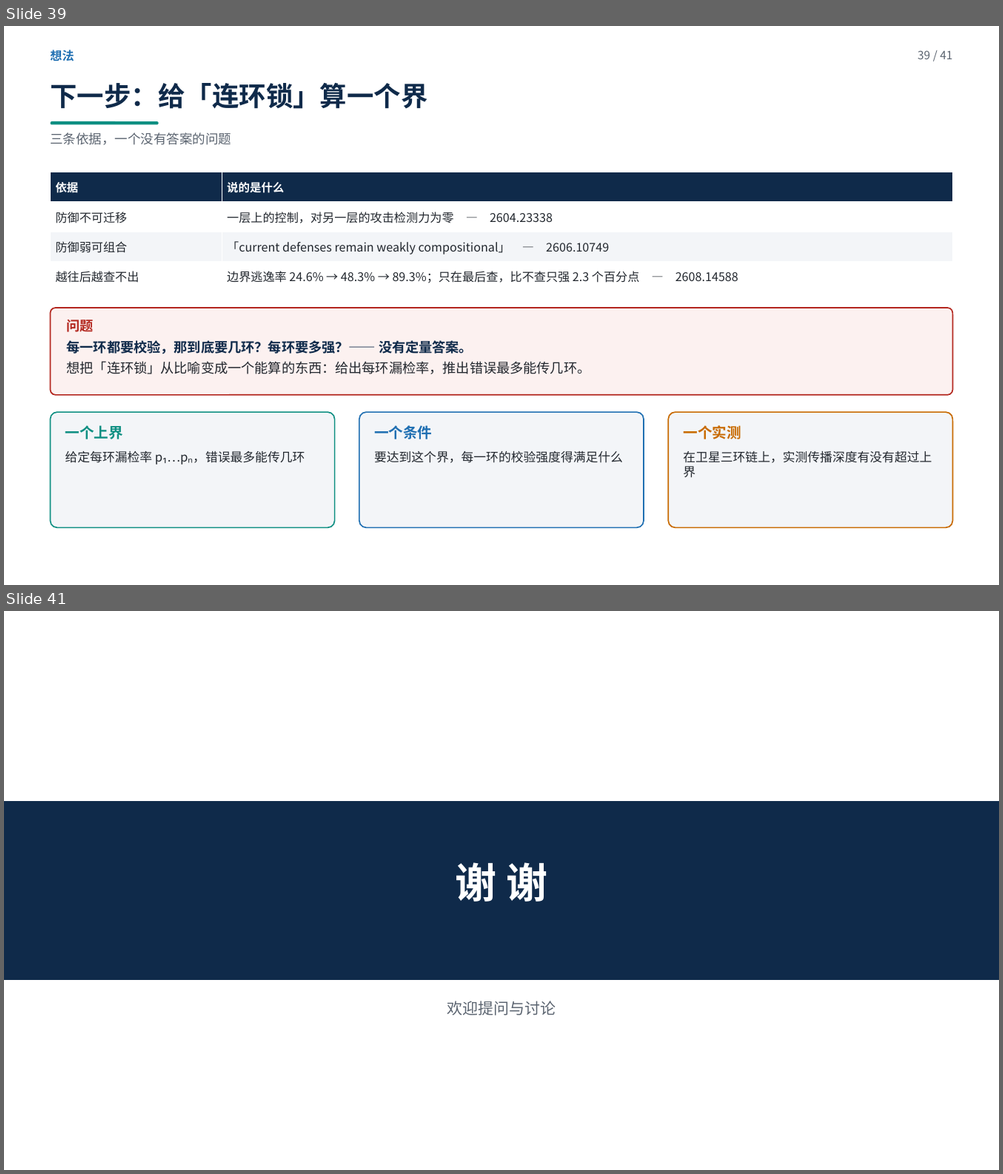
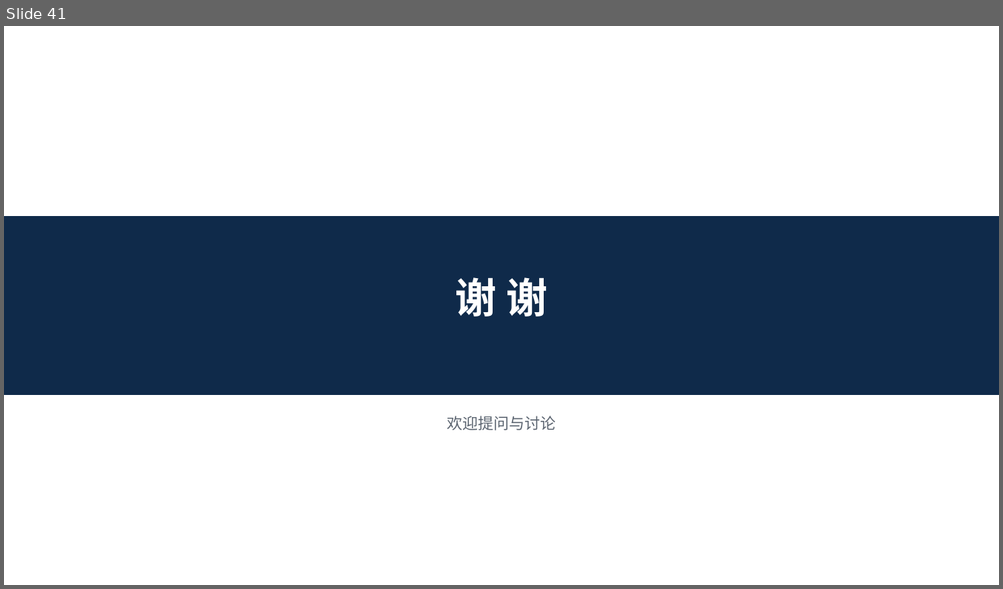
Before and after one commit to yiiiiiii1/multi-agent-remote-sensing, a slide deck: 阶段2-卫星多智能体防御/presentations/卫星多智能体安全调研汇报.pptx. Shown one above the other, each under a label of ours: slides 39 and 41 before the commit, slide 41 after it; the slides between them are not shown. The pictures are 1003x1174 and 1003x589 pixels, drawn with LibreOffice and Linux fonts; fonts in the diff are those of the drawing. Boxes give left, top, right and bottom in pixels: in the first picture for what was removed or moved away, otherwise in the second. Text is boxed around its words. In the diff, an @@ line names an element or a change of style, - is before the commit and + after.

```diff
--- a/阶段2-卫星多智能体防御/presentations/卫星多智能体安全调研汇报.pptx
+++ b/阶段2-卫星多智能体防御/presentations/卫星多智能体安全调研汇报.pptx
@@ slide 39 removed at box(4, 26, 999, 585), background #FFFFFF @@
@@ text removed at box(50, 50, 74, 61) @@
-想法
@@ text removed at box(917, 50, 952, 59) @@
-39 / 41
@@ text removed at box(50, 83, 427, 109) @@
-下一步：给「连环锁」算一个界
@@ text removed at box(50, 133, 231, 145) @@
-三条依据，一个没有答案的问题
@@ rounded rectangle removed at box(51, 121, 159, 124) @@
@@ table removed at box(51, 173, 952, 292), 4 rows, 2 columns @@
-依据 | 说的是什么
-防御不可迁移 | 一层上的控制，对另一层的攻击检测力为零 — 2604.23338
-防御弱可组合 | 「current defenses remain weakly compositional」 — 2606.10749
-越往后越查不出 | 边界逃逸率 24.6% → 48.3% → 89.3%；只在最后查，比不查只强 2.3 个百分点 — 2608.14588
@@ rounded rectangle removed at box(51, 308, 952, 395) @@
@@ text removed at box(67, 320, 591, 375) @@
-问题
-每一环都要校验，那到底要几环？每环要多强？—— 没有定量答案。
-想把「连环锁」从比喻变成一个能算的东西：给出每环漏检率，推出错误最多能传几环。
@@ rounded rectangle removed at box(51, 412, 335, 528) @@
@@ rounded rectangle removed at box(359, 412, 643, 528) @@
@@ rounded rectangle removed at box(668, 412, 952, 528) @@
@@ text removed at box(65, 426, 304, 463) @@
-一个上界
-给定每环漏检率 p₁…pₙ，错误最多能传几环
@@ text removed at box(374, 426, 623, 463) @@
-一个条件
-要达到这个界，每一环的校验强度得满足什么
@@ text removed at box(683, 426, 931, 478) @@
-一个实测
-在卫星三环链上，实测传播深度有没有超过上界
```
Also in this commit, not shown: 2 slides added, 1 other slide removed, 2 other files.
